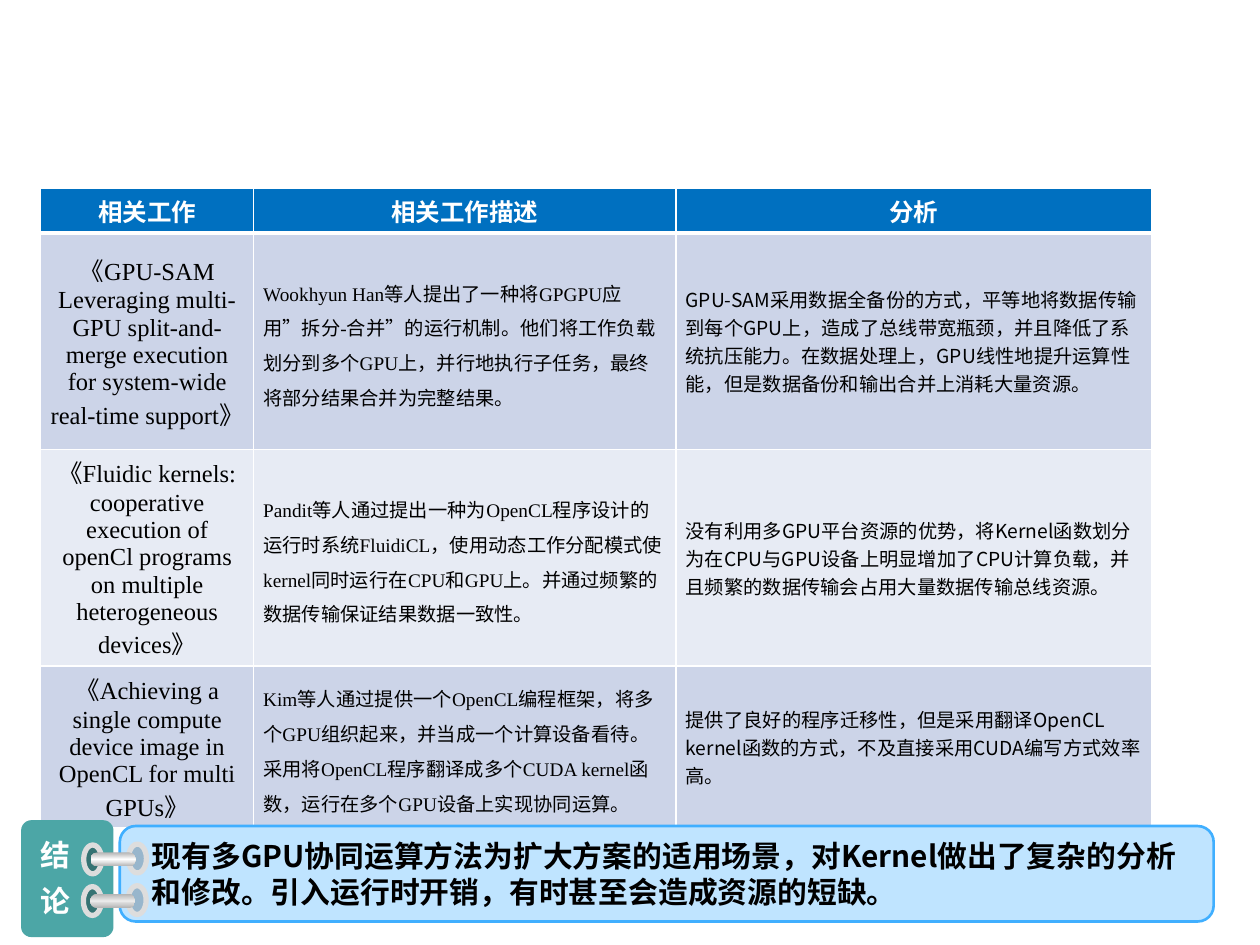
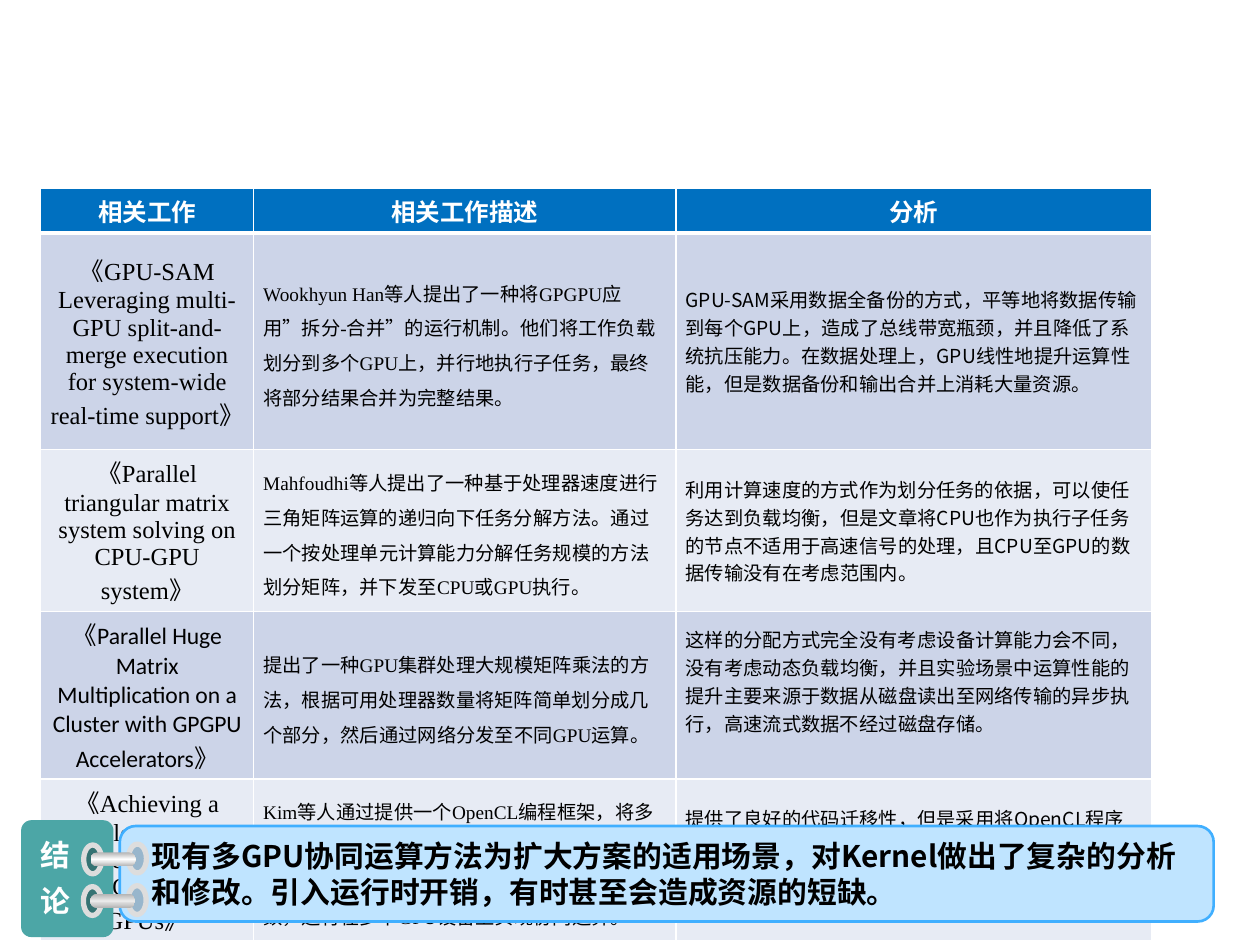
Before and after one commit to ChangJH-Mark/Papers, a slide deck: slide 8 of 开题报告/常佳辉-面向高速数据流的异构平台调度优化技术.pptx. Drawn at 1260x945 pixels with LibreOffice and Linux fonts; fonts in the diff are those of the drawing; background and template pictures are left out. Boxes give left, top, right and bottom in pixels: in the first picture for what was removed or moved away, otherwise in the second. Text is boxed around its words. In the diff, an @@ line names an element or a change of style, - is before the commit and + after.

```diff
--- a/开题报告/常佳辉-面向高速数据流的异构平台调度优化技术.pptx
+++ b/开题报告/常佳辉-面向高速数据流的异构平台调度优化技术.pptx
@@ table at [40, 188, 1150, 938] @@
-row 3: 《Fluidic kernels: cooperative execution of openCl programs on multiple heterogeneous devices》 | Pandit等人通过提出一种为OpenCL程序设计的运行时系统FluidiCL，使用动态工作分配模式使kernel同时运行在CPU和GPU上。并通过频繁的数据传输保证结果数据一致性。 | 没有利用多GPU平台资源的优势，将Kernel函数划分为在CPU与GPU设备上明显增加了CPU计算负载，并且频繁的数据传输会占用大量数据传输总线资源。
-row 4: 《Achieving a single compute device image in OpenCL for multi GPUs》 | Kim等人通过提供一个OpenCL编程框架，将多个GPU组织起来，并当成一个计算设备看待。采用将OpenCL程序翻译成多个CUDA kernel函数，运行在多个GPU设备上实现协同运算。 | 提供了良好的程序迁移性，但是采用翻译OpenCL kernel函数的方式，不及直接采用CUDA编写方式效率高。
+row 3: 《Parallel triangular matrix system solving on CPU-GPU system》 | Mahfoudhi等人提出了一种基于处理器速度进行三角矩阵运算的递归向下任务分解方法。通过一个按处理单元计算能力分解任务规模的方法划分矩阵，并下发至CPU或GPU执行。 | 利用计算速度的方式作为划分任务的依据，可以使任务达到负载均衡，但是文章将CPU也作为执行子任务的节点不适用于高速信号的处理，且CPU至GPU的数据传输没有在考虑范围内。
+row 4: 《Parallel Huge Matrix Multiplication on a Cluster with GPGPU Accelerators》 | 提出了一种GPU集群处理大规模矩阵乘法的方法，根据可用处理器数量将矩阵简单划分成几个部分，然后通过网络分发至不同GPU运算。 | 这样的分配方式完全没有考虑设备计算能力会不同，没有考虑动态负载均衡，并且实验场景中运算性能的提升主要来源于数据从磁盘读出至网络传输的异步执行，高速流式数据不经过磁盘存储。
+row 5: 《Achieving a single compute device image in OpenCL for multi GPUs》 | Kim等人通过提供一个OpenCL编程框架，将多个GPU组织起来，并当成一个计算设备看待。采用将OpenCL程序翻译成多个CUDA kernel函数，运行在多个GPU设备上实现协同运算。 | 提供了良好的代码迁移性，但是采用将OpenCL程序翻译成CUDA kernel的方式不如使用CUDA编写出的代码高效。使用运行时翻译会引入额外的kernel处理开销。
```
Also in this commit, not shown: 3 other slides changed, 3 other files.
